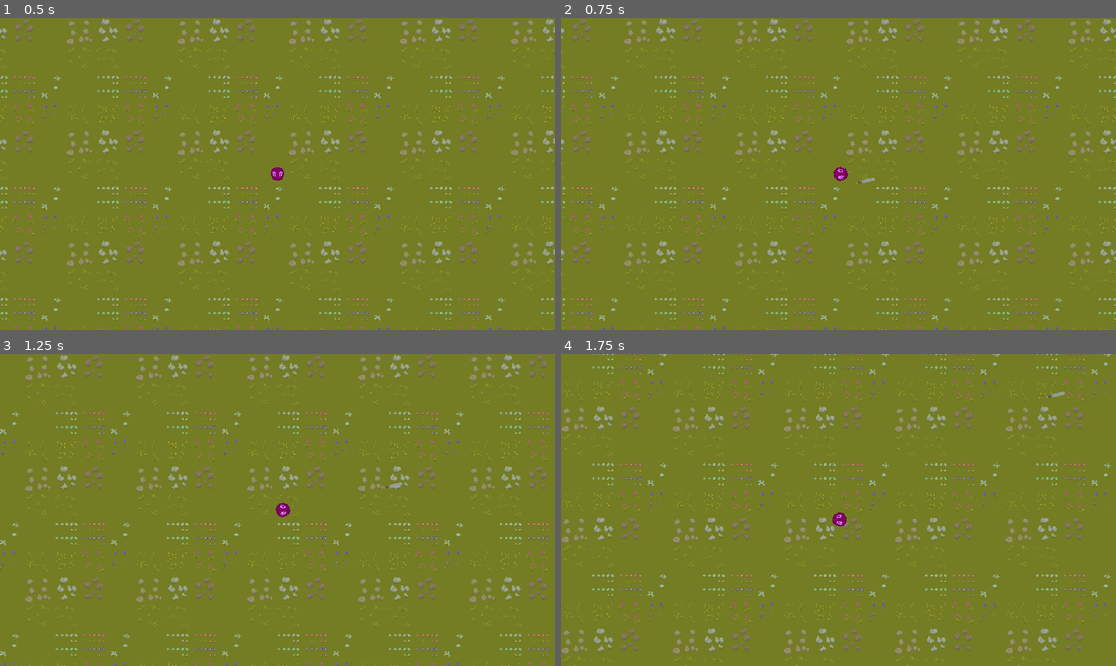
Above: before the commit, frames 1-4 (two rows, left to right).
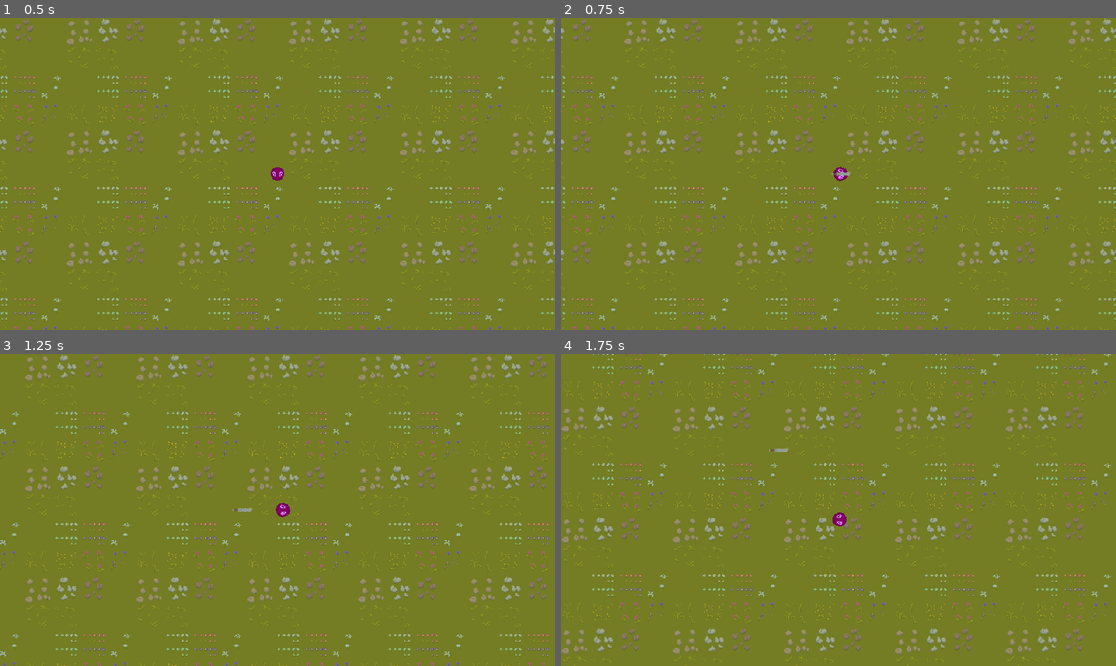
Above: after the commit, the same moments.

Repository: XandlerQ/Ferrum-et-Arcanum
Game: Godot game, scene res://Scenes/test_level.tscn
Same seed, same stepped clock (60 frames per second), same inputs: the game is played once before the commit and once after it.
Inputs (mouse positions are in pixels of both pictures, inside the frame that each line leads up to):
- Up to frame 1 (0.5 s): no input
- Up to frame 2 (0.75 s): tap Enter at 0.5 s; move the mouse to (960, 158) at 0.52 s; hold D (Right) from 0.53 s (still down); click (960, 158) at 0.6 s
- Up to frame 3 (1.25 s): keep holding D (Right)
- Up to frame 4 (1.75 s): move the mouse to (727, 525) at 1.27 s; release D (Right) at 1.28 s; hold S (Down) from 1.28 s (still down); tap Alt (Dash) at 1.35 s

Frame 1 is identical in both runs. In frame 2, less than 0.1% of the frame differs, in the area x 48-57%, y 49-54%; in frame 3, less than 0.1%; in frame 4, less than 0.1%, in the area x 37-91%, y 12-32%.
Error after the commit: Parse Error: Expected variable name after "var". (res://Scenes/Weapons/WeaponProperties/weapon_movement.gd:8)

Commit message:
Weapons/WeaponProperties/weapon_movement.tscn changes

Diff:
--- a/Scenes/Entities/Player/player.gd
+++ b/Scenes/Entities/Player/player.gd
@@ -8,11 +8,11 @@
 	var runningInput: bool = $PlayerInput.get_run_input();
 	var dashInput: bool = $PlayerInput.get_dash_input();
 	$EntityRotation.rotate_to_target(delta, get_global_mouse_position());
-	if (runningInput):
-		$EntityMovement.run_in_direction(delta, movementDirectionInput);
-	elif (dashInput):
+	if (dashInput):
 		$EntityMovement.dash_in_direction(delta, movementDirectionInput);
 		$EntityHMS.lower_stamina(2);
+	elif (runningInput):
+		$EntityMovement.run_in_direction(delta, movementDirectionInput);
 	else:
 		$EntityMovement.walk_in_direction(delta, movementDirectionInput);
 
--- a/Scenes/Weapons/WeaponProperties/weapon_movement.gd
+++ b/Scenes/Weapons/WeaponProperties/weapon_movement.gd
@@ -5,23 +5,30 @@
 @export var trajectoryType: String = "Linear";
 var trajectoryRelativeOrigin: Vector2 = Vector2(7, 15);
 var direction: Vector2 = Vector2.RIGHT;
-@export var speed: float = 300.;
+@export var
+@export var initialSpeed: float = 100;
+@export var finalSpeed: float = 300;
+@export var acceleration: float = 20;
+var speed: float = initialSpeed;
+@export var rotationSpeed: float = 20;
 var timeSinceLaunch: float = 0;
+
+func update_speed(delta: float):
+	speed += delta * acceleration;
+	if (initialSpeed < finalSpeed)
 
 func update_time_since_launch(delta: float):
 	timeSinceLaunch += delta;
 
 func get_relative_coordinates_along_trajectory(delta: float) -> Vector2:
-	update_time_since_launch(delta);
 	var coordinates: Vector2 = trajectoryRelativeOrigin + timeSinceLaunch * speed * direction;
 	return coordinates;
 
 func move_along_trajectory(delta: float):
-	update_time_since_launch(delta);
 	weapon.global_position += delta * speed * direction;
 
-func get_orientation_along_trajectory() -> float:
-	return direction.angle();
+func get_orientation_along_trajectory(delta: float) -> float:
+	return $"..".rotation + delta * rotationSpeed;
 
-func orient_along_trajectory():
-	weapon.rotation = get_orientation_along_trajectory();
+func orient_along_trajectory(delta: float):
+	weapon.rotation = get_orientation_along_trajectory(delta);
--- a/Scenes/Weapons/WeaponProperties/weapon_movement.tscn
+++ b/Scenes/Weapons/WeaponProperties/weapon_movement.tscn
@@ -4,3 +4,8 @@
 
 [node name="WeaponMovement" type="Node2D"]
 script = ExtResource("1_23ltu")
+trajectoryType = null
+initialSpeed = null
+finalSpeed = null
+acceleration = null
+rotationSpeed = null
--- a/Scenes/Weapons/weapon.gd
+++ b/Scenes/Weapons/weapon.gd
@@ -13,15 +13,15 @@
 	var initialGlobalPosition: Vector2 = wielderGlobalPosition + $WeaponMovement.trajectoryRelativeOrigin.rotated(wielderOrientation);
 	global_position = initialGlobalPosition
 	var targetInitialPositionDifference: Vector2 = targetGlobalPosition - initialGlobalPosition;
-	if (targetInitialPositionDifference.length() > 3 * $WeaponMovement.trajectoryRelativeOrigin.length()):
-		$WeaponMovement.direction = (targetGlobalPosition - initialGlobalPosition).normalized();
-	else:
-		$WeaponMovement.direction = (targetGlobalPosition - wielderGlobalPosition).normalized();
-	rotation = $WeaponMovement.get_orientation_along_trajectory();
+	var targetDistance: float = targetInitialPositionDifference.length();
+	var direction: Vector2 = ((targetDistance / 30) * targetInitialPositionDifference + (targetGlobalPosition - wielderGlobalPosition)).normalized();
+	$WeaponMovement.direction = direction;
+	rotation = direction.angle();
 
 func movement(delta: float):
+	$WeaponMovement.update_time_since_launch(delta);
 	$WeaponMovement.move_along_trajectory(delta);
-	$WeaponMovement.orient_along_trajectory();
+	$WeaponMovement.orient_along_trajectory(delta);
 
 func _process(delta):
 	movement(delta);
--- a/Scenes/Weapons/weapon.tscn
+++ b/Scenes/Weapons/weapon.tscn
@@ -10,8 +10,11 @@
 
 [node name="Sprite2D" type="Sprite2D" parent="."]
 texture_filter = 1
+position = Vector2(7, 0)
 rotation = 0.785398
 texture = ExtResource("2_ok07y")
+
+[node name="CollisionPolygon2D" type="CollisionPolygon2D" parent="."]
 
 [node name="WeaponDamage" parent="." instance=ExtResource("2_x8jth")]
 
--- a/project.godot
+++ b/project.godot
@@ -1,3 +1,11 @@
+; Engine configuration file.
+; It's best edited using the editor UI and not directly,
+; since the parameters that go here are not all obvious.
+;
+; Format:
+;   [section] ; section goes between []
+;   param=value ; assign values to parameters
+
 config_version=5
 
 [application]
